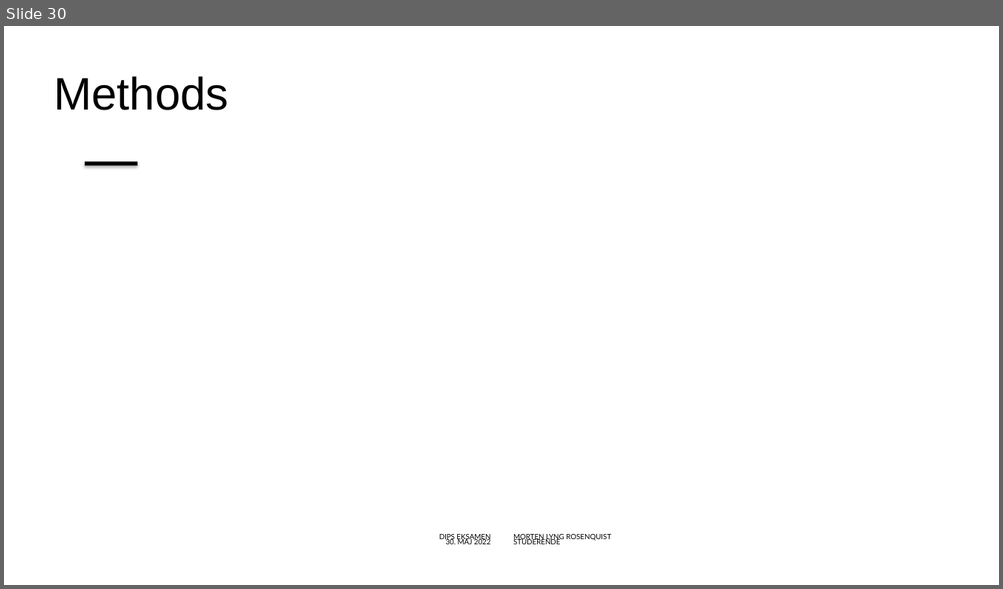
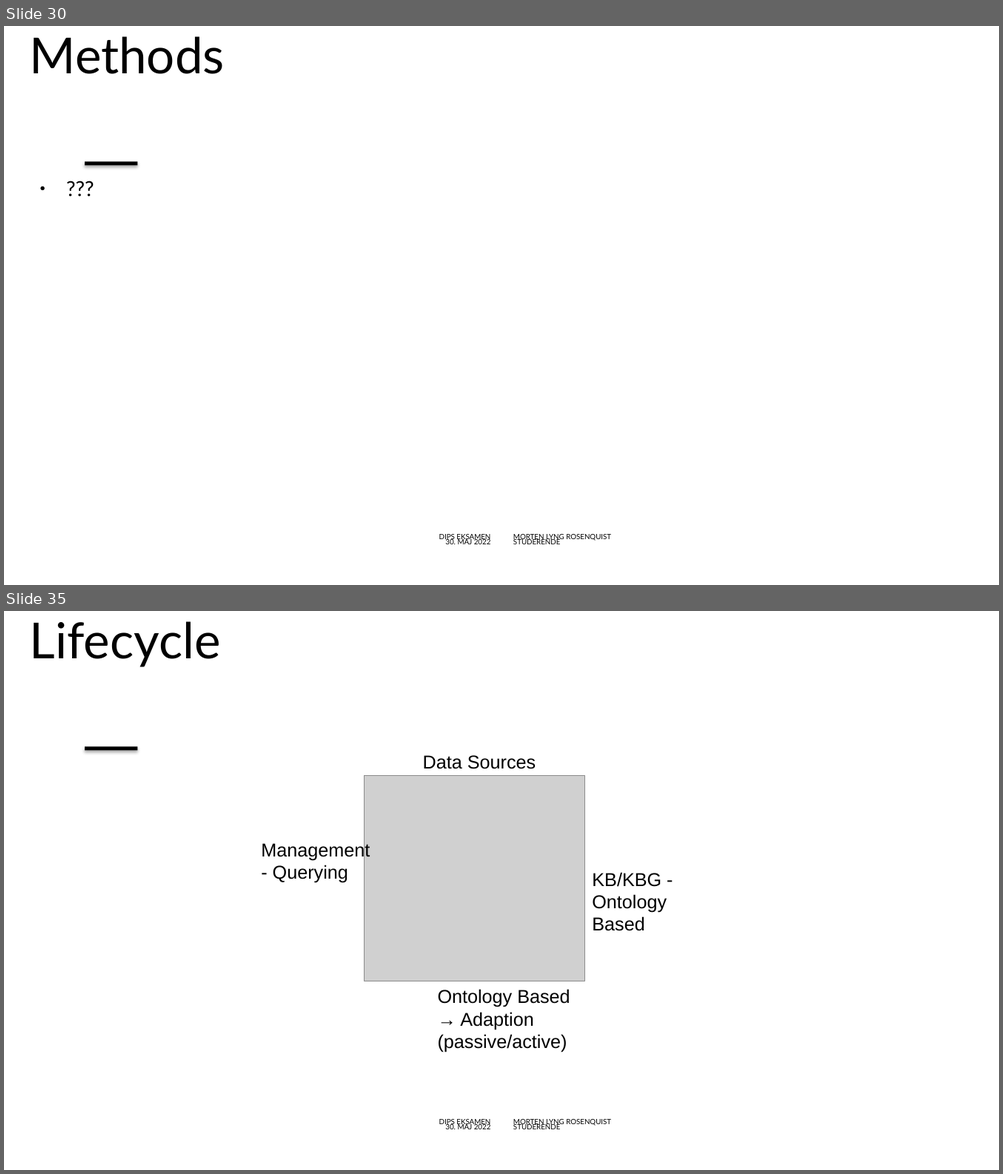
Before and after one commit to mlRosenquist/au-mlr-distributed-and-pervasive-systems, a slide deck: Præsentation.pptx. Shown one above the other, each under a label of ours: slide 30 before the commit, slides 30 and 35 after it; the slides between them are not shown. The pictures are 1003x589 and 1003x1174 pixels, drawn with LibreOffice and Linux fonts; fonts in the diff are those of the drawing; grey boxes stand for pictures; background and template pictures are left out. Boxes give left, top, right and bottom in pixels: in the first picture for what was removed or moved away, otherwise in the second. Text is boxed around its words. In the diff, an @@ line names an element or a change of style, - is before the commit and + after.

```diff
--- a/Præsentation.pptx
+++ b/Præsentation.pptx
@@ slide 35 added at box(4, 611, 999, 1170), background #FFFFFF; not listed: 5 template elements that a slide beside it also shows @@
@@ title added at box(30, 621, 221, 667), 48 pt, text #000000 @@
+Lifecycle
@@ text added at box(423, 755, 535, 769), 18 pt, text #000000 @@
+Data Sources
@@ picture added at box(364, 776, 584, 982) @@
@@ text added at box(261, 842, 370, 883), 18 pt, text #000000 @@
+Management - Querying
@@ text added at box(592, 872, 666, 931), 18 pt, text #000000 @@
+KB/KBG - Ontology Based
@@ text added at box(438, 989, 569, 1053), 18 pt, text #000000 @@
+Ontology Based → Adaption (passive/active)
@@ slide 30 changed as well @@
@@ title "Methods": place and size @@
-title "Methods" at box(54, 76, 228, 110)
+title "Methods" at box(30, 36, 225, 74)
@@ title "Methods" at box(30, 36, 225, 74): size 44 to 48 pt, font Arial to Lato; vertical alignment middle to bottom @@
@@ text added at box(31, 178, 448, 525), 20 pt, text #000000 @@
+● ???
```
Also in this commit, not shown: 26 other slides changed, 8 other slides added, 3 slides removed, 1 other file.
